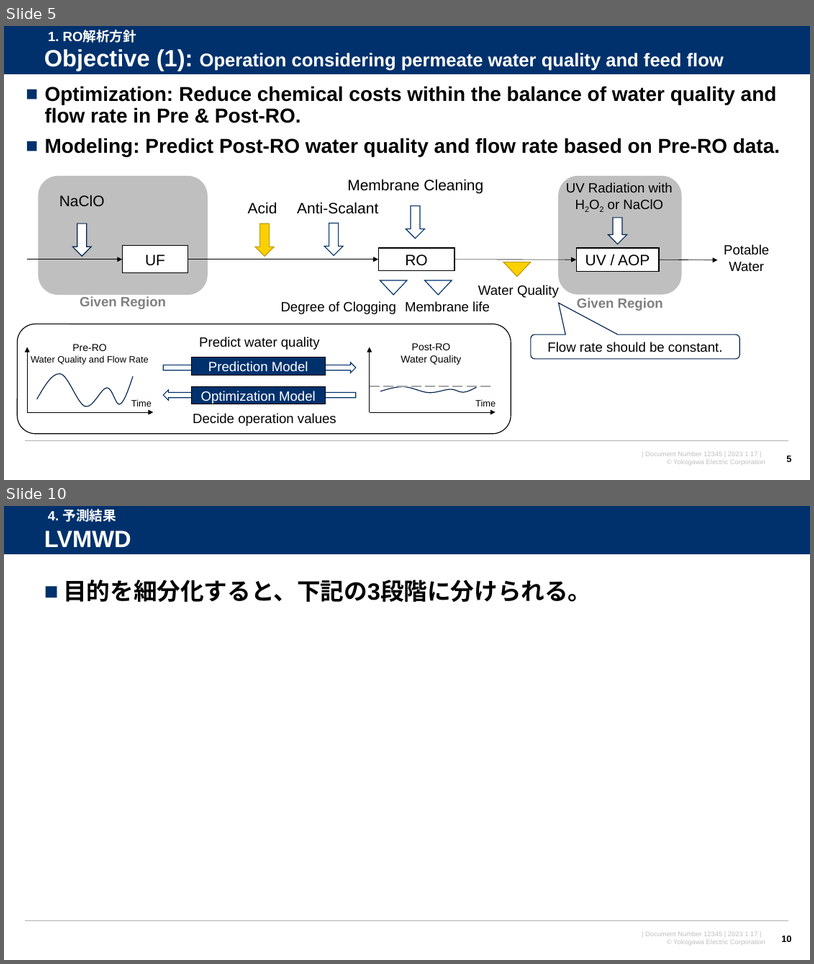
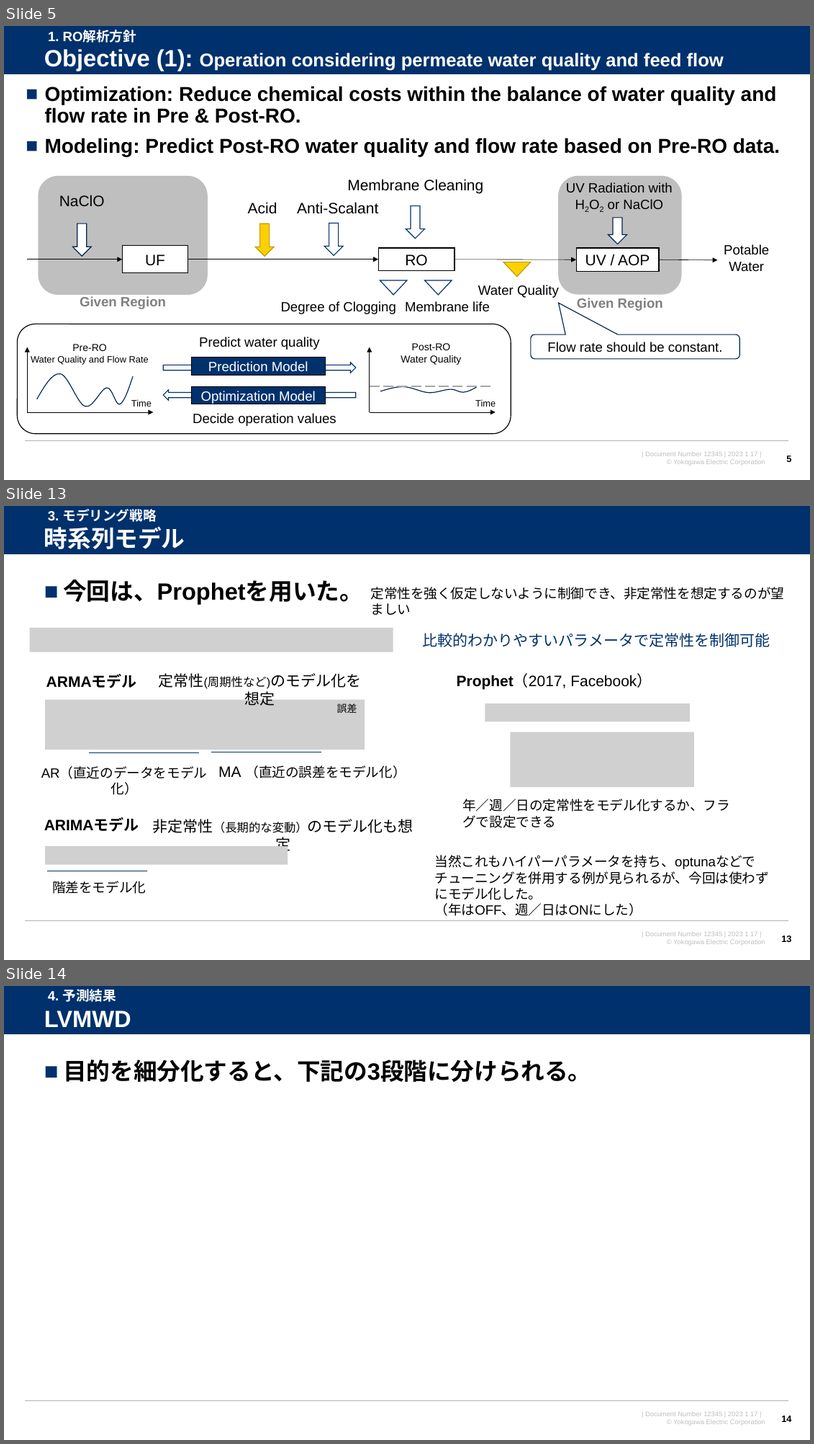
Before and after one commit to watarukumagai-git/opt, a slide deck: Reuse_Water/230207_米国再生水NAWI LVMWD 水質予測_rev.0.pptx. Shown one above the other, each under a label of ours: slides 5 and 10 before the commit, slides 5, 13 and 14 after it; the slides between them are not shown. The pictures are 814x964 and 814x1444 pixels, drawn with LibreOffice and Linux fonts; fonts in the diff are those of the drawing; grey boxes stand for pictures; background and template pictures are left out. Boxes give left, top, right and bottom in pixels: in the first picture for what was removed or moved away, otherwise in the second. Text is boxed around its words. In the diff, an @@ line names an element or a change of style, - is before the commit and + after.

```diff
--- a/Reuse_Water/230207_米国再生水NAWI LVMWD 水質予測_rev.0.pptx
+++ b/Reuse_Water/230207_米国再生水NAWI LVMWD 水質予測_rev.0.pptx
@@ slide 13 added at (4, 506, 810, 960), background #FFFFFF; not listed: 4 template elements that a slide beside it also shows @@
@@ title added at (44, 526, 185, 549), 28 pt, text #FFFFFF, bold @@
+時系列モデル
@@ text added at (48, 509, 157, 522), 16 pt, text #FFFFFF, bold @@
+3. モデリング戦略
@@ text added at (63, 579, 363, 605), 28 pt, text #000000, bold @@
+■ 今回は、Prophetを用いた。
@@ text added at (370, 587, 784, 615), 16 pt, text #000000 @@
+定常性を強く仮定しないように制御でき、非定常性を想定するのが望ましい
@@ picture added at (29, 628, 393, 651) @@
@@ text added at (423, 633, 770, 647), 18 pt, text #00316C @@
+比較的わかりやすいパラメータで定常性を制御可能
@@ text added at (46, 674, 137, 688), 18 pt, text #000000, bold @@
+ARMAモデル
@@ text added at (159, 673, 361, 705), 18 pt, text #000000 @@
+定常性(周期性など)のモデル化を想定
@@ text added at (457, 674, 652, 689), 18 pt, text #000000 @@
+Prophet（2017, Facebook）
@@ picture added at (45, 700, 365, 750) @@
@@ text added at (337, 703, 358, 713), 12 pt, text #000000 @@
+誤差
@@ picture added at (486, 703, 691, 721) @@
@@ picture added at (510, 732, 694, 788) @@
@@ line added from (89, 752) to (199, 752), #00316C 0.5 pt @@
@@ line added from (211, 752) to (322, 752), #00316C 0.5 pt @@
@@ text added at (41, 767, 207, 795), 16 pt, text #000000 @@
+AR（直近のデータをモデル化）
@@ text added at (219, 765, 406, 778), 16 pt, text #000000 @@
+MA （直近の誤差をモデル化）
@@ text added at (463, 798, 730, 828), 16 pt, text #000000 @@
+年／週／日の定常性をモデル化するか、フラグで設定できる
@@ text added at (44, 818, 139, 831), 18 pt, text #000000, bold @@
+ARIMAモデル
@@ text added at (153, 818, 414, 833), 18 pt, text #000000 @@
+非定常性（長期的な変動）のモデル化も想定
@@ picture added at (45, 846, 288, 864) @@
@@ line added from (47, 871) to (147, 871), #00316C 0.5 pt @@
@@ text added at (435, 854, 769, 916), 16 pt, text #000000 @@
+当然これもハイパーパラメータを持ち、optunaなどでチューニングを併用する例が見られるが、今回は使わずにモデル化した。
+（年はOFF、週／日はONにした）
@@ text added at (52, 880, 146, 893), 16 pt, text #000000 @@
+階差をモデル化
@@ page number added at (782, 935, 792, 942), 11 pt, text #000000, bold @@
+13
@@ what was slide 10 is now slide 14 @@
@@ page number at (782, 1415, 792, 1422): text changed @@
-10
+14
```
Also in this commit, not shown: 7 slides changed, 1 other slide added, 1 slide removed.
